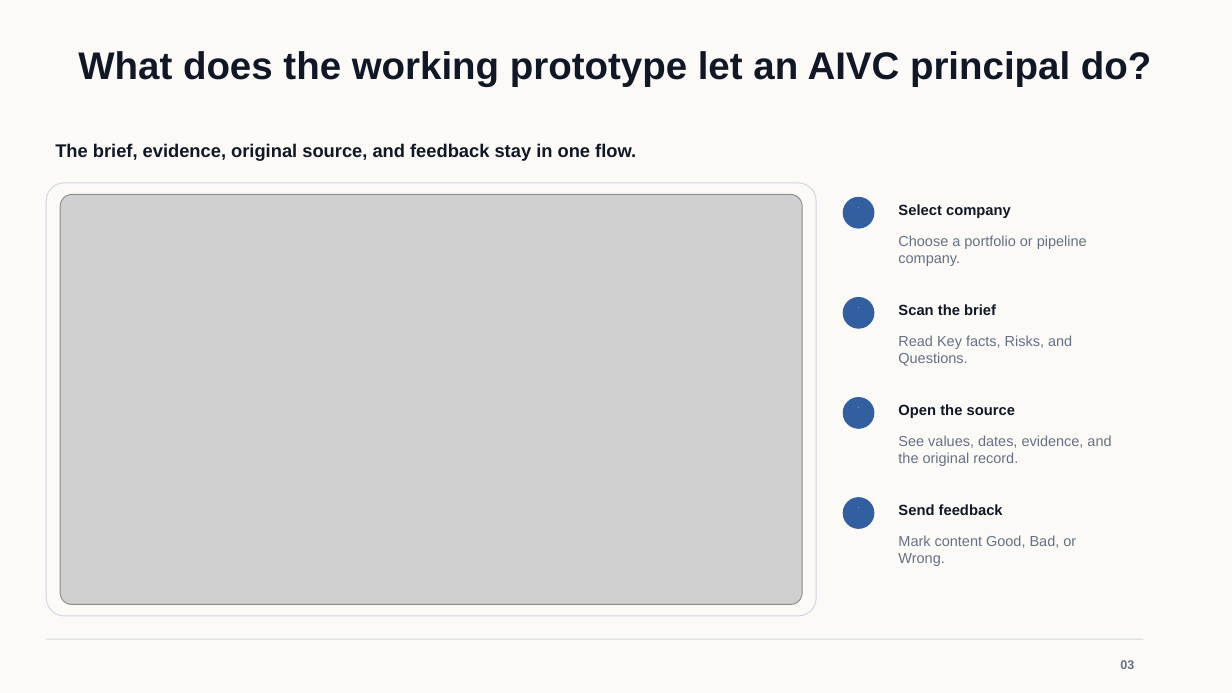
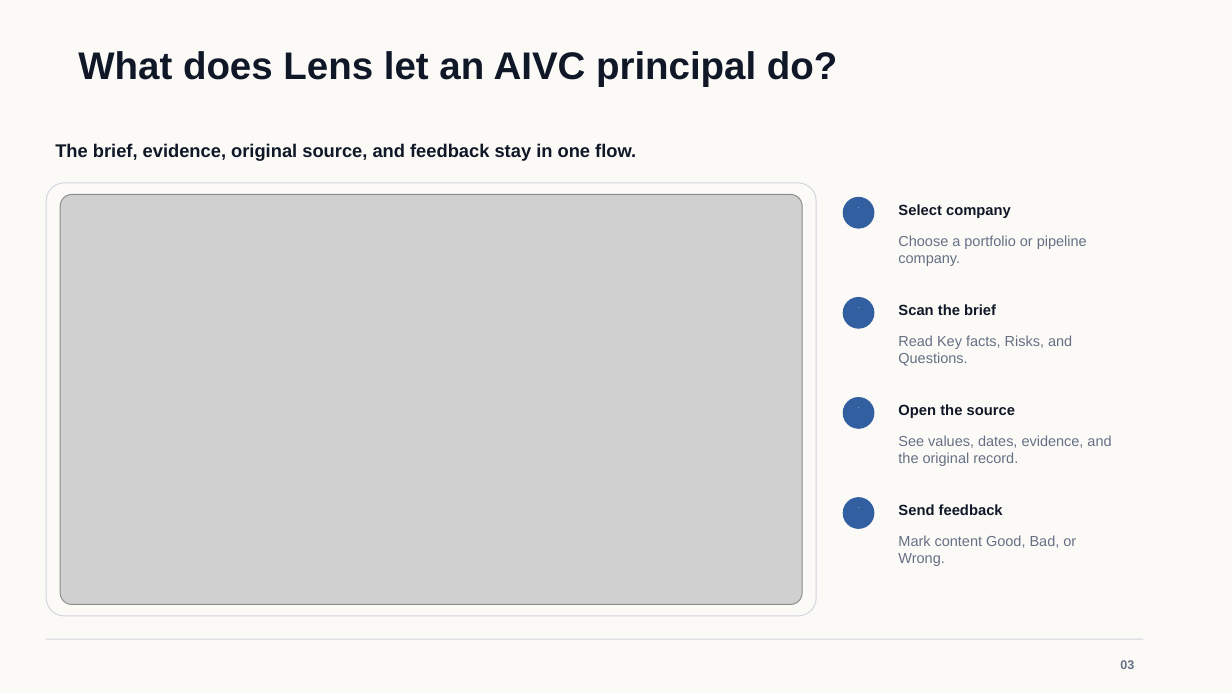
Before and after one commit to osuthorpe/LENS-POC, a slide deck: slide 3 of docs/AVIC-Portfolio-Intelligence-Brief.pptx. Drawn at 1232x693 pixels with LibreOffice and Linux fonts; fonts in the diff are those of the drawing; grey boxes stand for pictures. Boxes give left, top, right and bottom in pixels: in the first picture for what was removed or moved away, otherwise in the second. Text is boxed around its words. In the diff, an @@ line names an element or a change of style, - is before the commit and + after.

Commit message:
Name the product Lens in the deck

```diff
--- a/docs/AVIC-Portfolio-Intelligence-Brief.pptx
+++ b/docs/AVIC-Portfolio-Intelligence-Brief.pptx
@@ text at [78, 51, 837, 87]: text changed @@
-What does the working prototype let an AIVC principal do?
+What does Lens let an AIVC principal do?
```
Also in this commit, not shown: 8 other slides changed.
